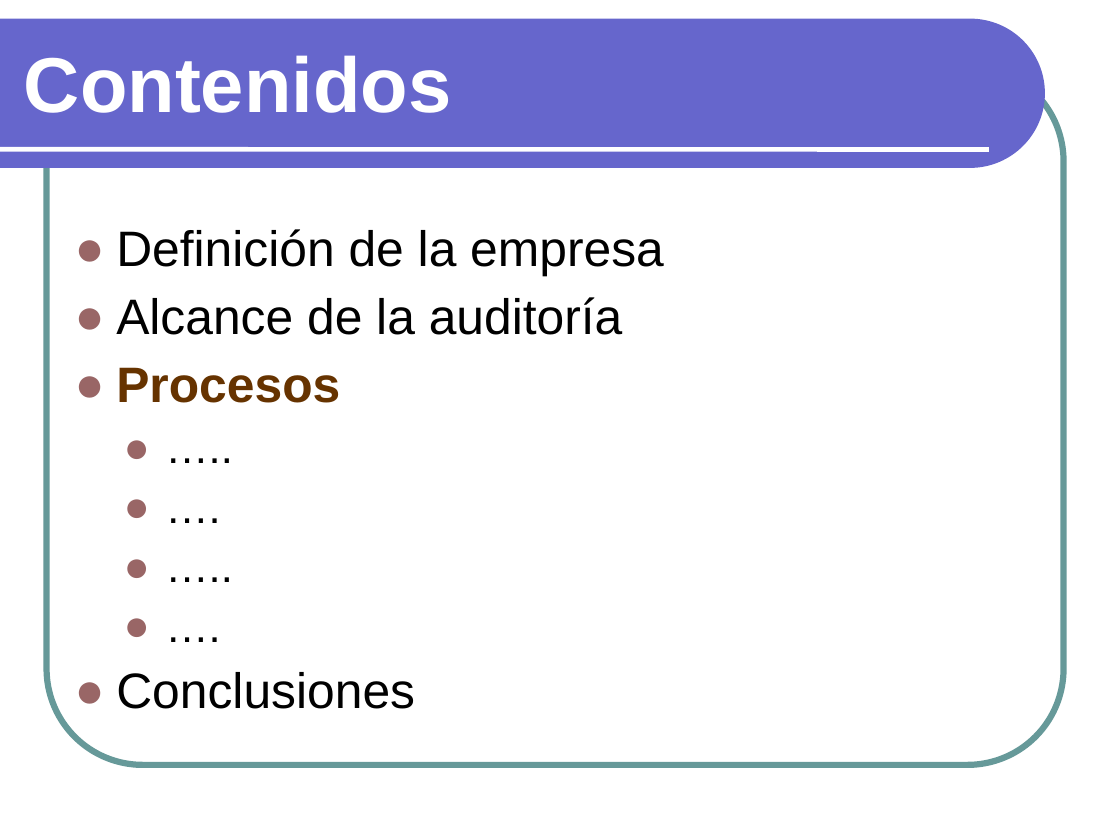
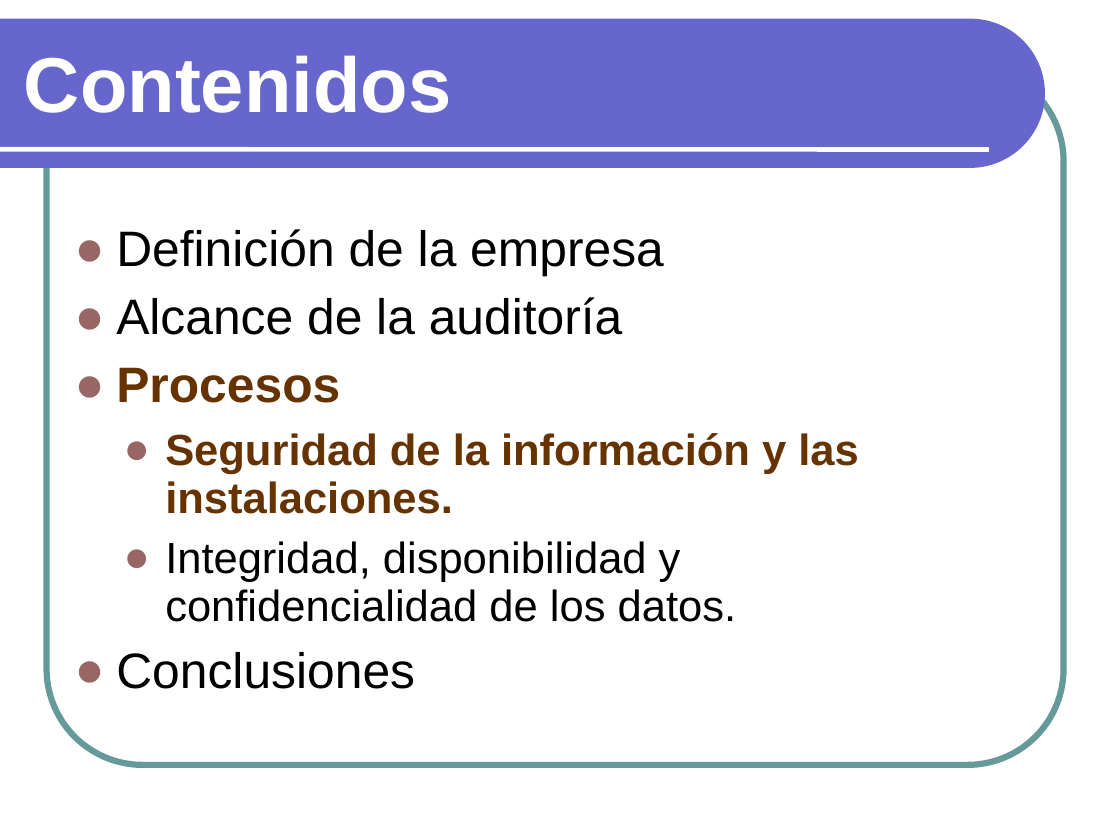
Before and after one commit to txedo/isi-auditoria, a slide deck: slide 14 of auditoria/presentacion/Presentacion.ppt. Drawn at 1120x840 pixels with LibreOffice and Linux fonts; fonts in the diff are those of the drawing. Boxes give left, top, right and bottom in pixels: in the first picture for what was removed or moved away, otherwise in the second. Text is boxed around its words. In the diff, an @@ line names an element or a change of style, - is before the commit and + after.

```diff
--- a/auditoria/presentacion/Presentacion.ppt
+++ b/auditoria/presentacion/Presentacion.ppt
@@ text at bbox=[165, 433, 858, 622]: text changed @@
-  ● …..
-  ● ….
-  ● …..
-  ● ….
+    ● Seguridad de la información y las instalaciones.
+  ● Integridad, disponibilidad y confidencialidad de los datos.
```
Also in this commit, not shown: 6 other slides changed, 7 slides added, 4 slides removed, 1 other file.
